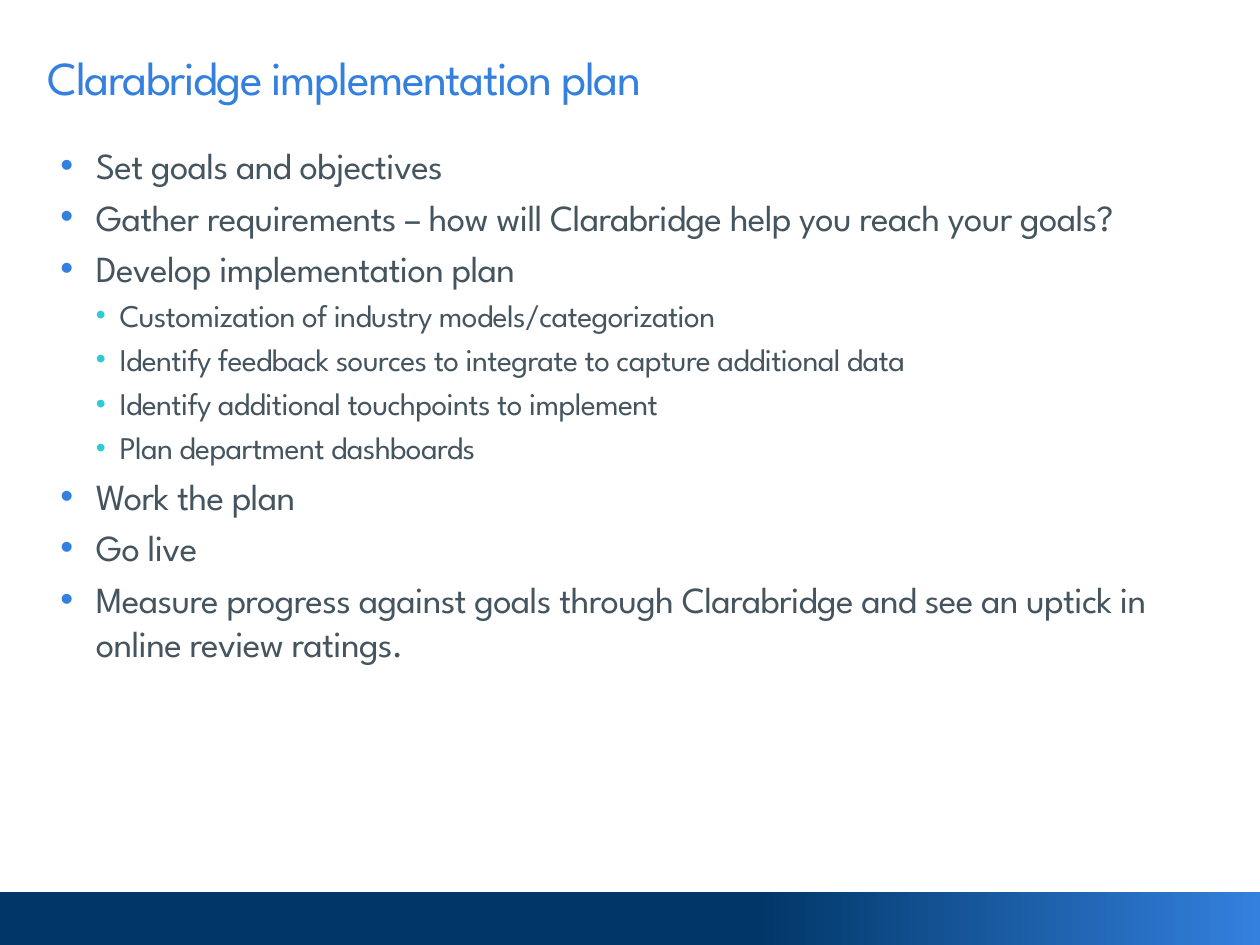
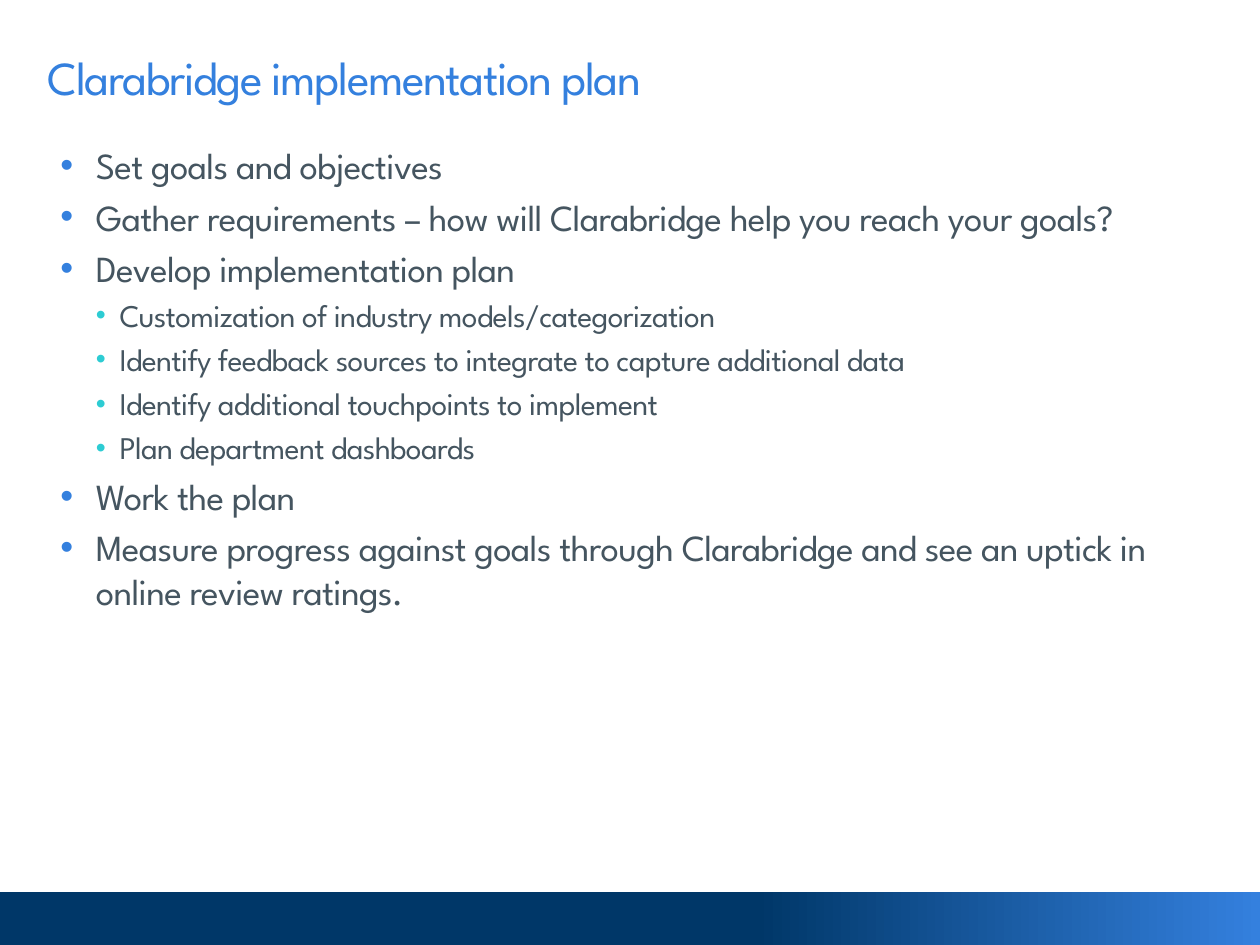
Before and after one commit to goodmorningdata/Clarabridge, a slide deck: slide 16 of 20191009_ace_presentation.pptx (slide 15 before the commit). Drawn at 1260x945 pixels with LibreOffice and Linux fonts; fonts in the diff are those of the drawing; background and template pictures are left out. Boxes give left, top, right and bottom in pixels: in the first picture for what was removed or moved away, otherwise in the second. Text is boxed around its words. In the diff, an @@ line names an element or a change of style, - is before the commit and + after.

```diff
--- a/20191009_ace_presentation.pptx
+++ b/20191009_ace_presentation.pptx
@@ text at (96, 535, 198, 562): paragraph removed @@
-• Go live
```
Also in this commit, not shown: 4 other slides changed, 1 slide added.
